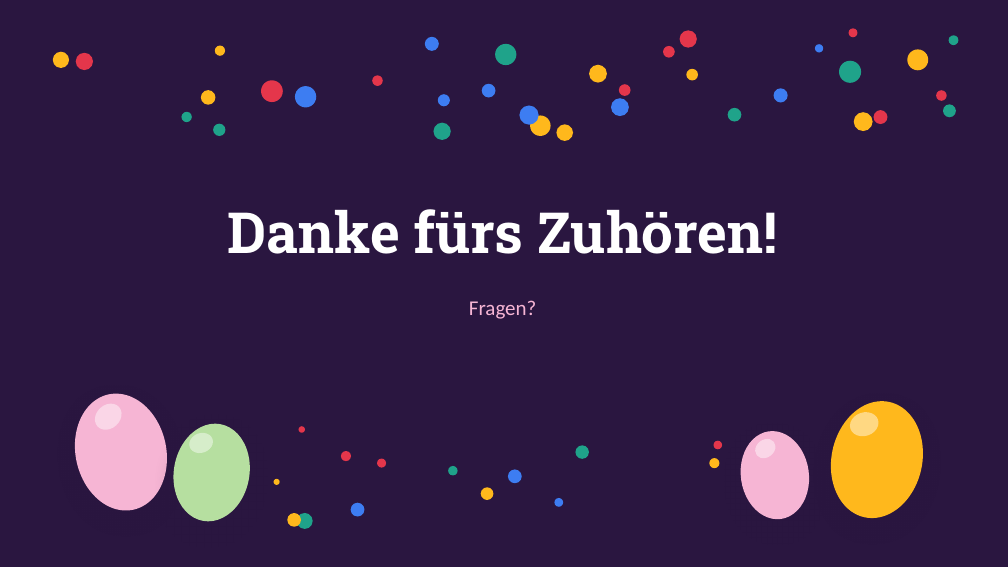
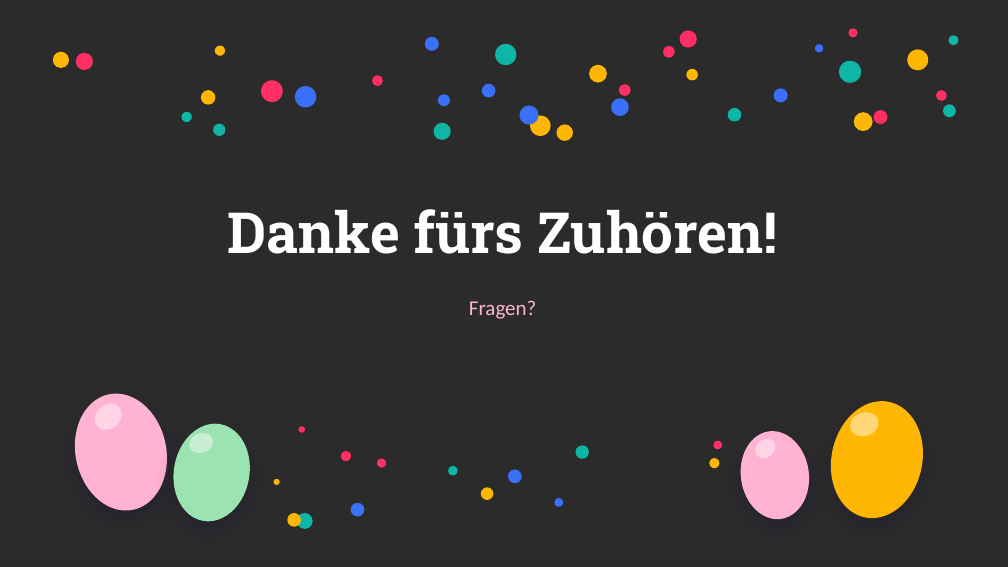
Before and after one commit to Flxrian/Erinnerung, a slide deck: slide 18 of Karneval_und_Ostern.pptx. Drawn at 1008x567 pixels with LibreOffice and Linux fonts; fonts in the diff are those of the drawing; background and template pictures are left out; a plain dark background stands for a picture behind light text. Boxes give left, top, right and bottom in pixels: in the first picture for what was removed or moved away, otherwise in the second. Text is boxed around its words. In the diff, an @@ line names an element or a change of style, - is before the commit and + after.

```diff
--- a/Karneval_und_Ostern.pptx
+++ b/Karneval_und_Ostern.pptx
@@ background #2A1640 to picture (left out) @@
@@ text "Fragen?" at (x1=469, y1=300, x2=537, y2=319): text colour #F6B5D4 to #FFB3D1 @@
@@ ellipse at (x1=64, y1=385, x2=178, y2=519): fill #F6B5D4 to #FFB3D1; shadow changed @@
@@ ellipse at (x1=166, y1=418, x2=258, y2=528): fill #B6DFA0 to #9BE3B0; shadow changed @@
@@ ellipse at (x1=821, y1=393, x2=934, y2=527): fill #FFB81C to #FFB703; shadow changed @@
@@ ellipse at (x1=735, y1=427, x2=815, y2=524): fill #F6B5D4 to #FFB3D1; shadow changed @@
@@ fill #E4364B to #FF2E63 in 13 elements at (x1=680, y1=30, x2=697, y2=48), (x1=76, y1=53, x2=93, y2=70), (x1=261, y1=80, x2=283, y2=102), (x1=936, y1=90, x2=947, y2=101), (x1=848, y1=29, x2=858, y2=38), (x1=619, y1=84, x2=631, y2=95), (x1=873, y1=110, x2=887, y2=124), (x1=372, y1=76, x2=383, y2=86), (x1=663, y1=46, x2=675, y2=58), (x1=299, y1=426, x2=306, y2=433), (x1=341, y1=451, x2=351, y2=461), (x1=714, y1=441, x2=722, y2=449), (x1=377, y1=459, x2=386, y2=468) @@
@@ fill #1FA38A to #0FB5A6 in 11 elements at (x1=433, y1=123, x2=451, y2=140), (x1=839, y1=60, x2=861, y2=82), (x1=495, y1=44, x2=516, y2=65), (x1=949, y1=36, x2=959, y2=45), (x1=943, y1=104, x2=956, y2=117), (x1=181, y1=112, x2=192, y2=123), (x1=213, y1=124, x2=225, y2=136), (x1=728, y1=108, x2=742, y2=122), (x1=296, y1=513, x2=312, y2=529), (x1=575, y1=445, x2=589, y2=459), (x1=448, y1=466, x2=458, y2=476) @@
@@ fill #FFB81C to #FFB703 in 13 elements at (x1=530, y1=116, x2=551, y2=136), (x1=589, y1=65, x2=607, y2=83), (x1=201, y1=90, x2=216, y2=104), (x1=907, y1=49, x2=929, y2=70), (x1=557, y1=124, x2=573, y2=141), (x1=687, y1=69, x2=698, y2=80), (x1=53, y1=51, x2=70, y2=68), (x1=215, y1=45, x2=225, y2=56), (x1=854, y1=112, x2=873, y2=131), (x1=274, y1=479, x2=280, y2=485), (x1=287, y1=513, x2=301, y2=527), (x1=481, y1=488, x2=494, y2=501), (x1=709, y1=458, x2=719, y2=468) @@
@@ fill #3D7DF2 to #3A6FF7 in 11 elements at (x1=774, y1=88, x2=788, y2=103), (x1=295, y1=86, x2=316, y2=107), (x1=611, y1=98, x2=629, y2=116), (x1=482, y1=84, x2=495, y2=98), (x1=520, y1=105, x2=538, y2=124), (x1=425, y1=37, x2=439, y2=51), (x1=815, y1=44, x2=823, y2=52), (x1=438, y1=95, x2=450, y2=107), (x1=554, y1=498, x2=563, y2=507), (x1=508, y1=470, x2=522, y2=483), (x1=351, y1=503, x2=364, y2=516) @@
```
Also in this commit, not shown: 17 other slides changed.
